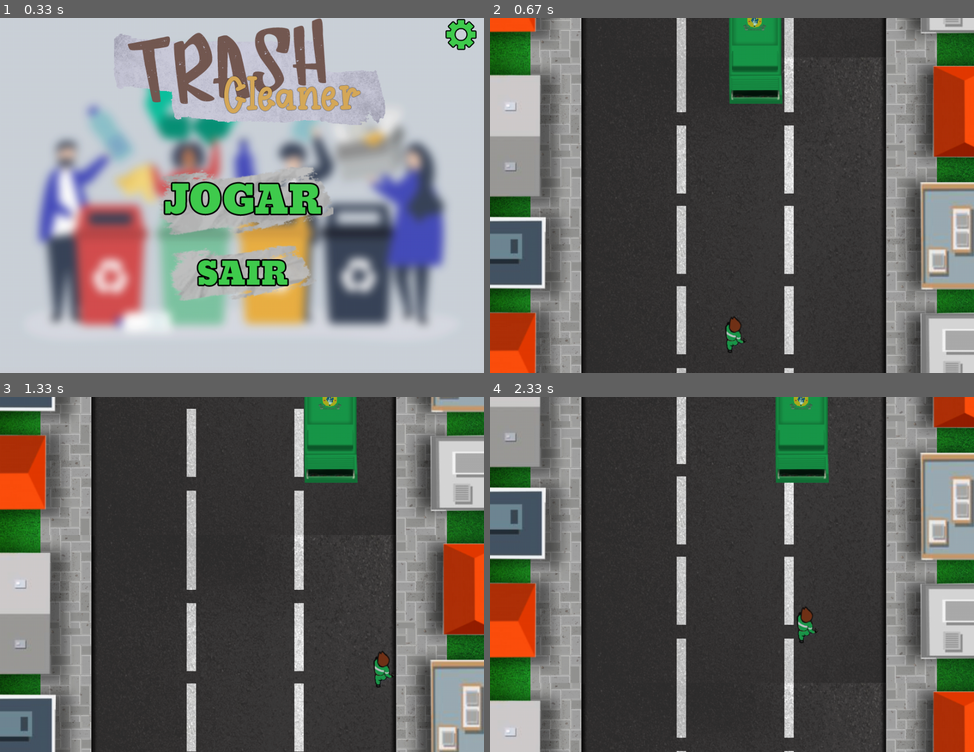
Above: before the commit, frames 1-4 (two rows, left to right).
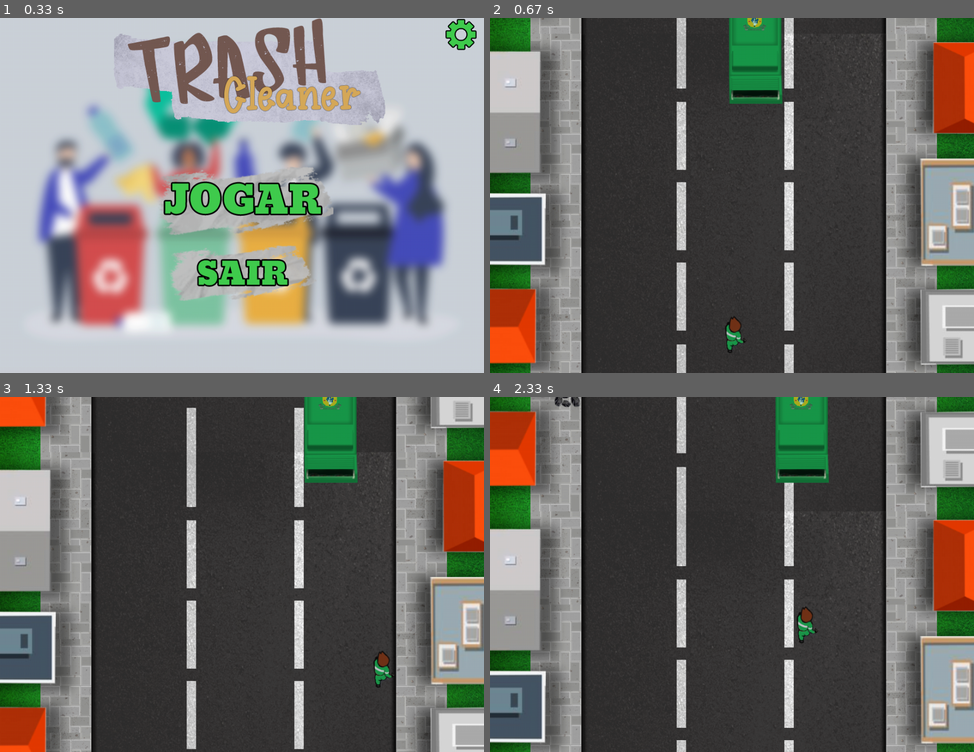
Above: after the commit, the same moments.

Repository: luisfelipelira/Pygame-PCA
Game: pygame game, started from menu.py
The game is run twice, just before and just after one commit, with the same random seed, the same clock (stepped at 60 frames per second) and the same inputs.
Inputs (mouse positions are in pixels of both pictures, inside the frame that each line leads up to):
- Up to frame 1 (0.33 s): no input
- Up to frame 2 (0.67 s): press the mouse at (712, 209) at 0.37 s; move the mouse to (799, 199) at 0.47 s; release the mouse at (886, 184) at 0.6 s
- Up to frame 3 (1.33 s): hold Right 0.67-1.13 s; move the mouse to (290, 652) at 0.7 s; hold Up from 1.17 s (still down)
- Up to frame 4 (2.33 s): release Up at 1.47 s; hold Right 1.5-1.97 s; hold Left from 2 s (still down)

Frame 1 is identical in both runs. In frame 2, 18% of the frame differs, in the area x 0-100%, y 0-100%; in frame 3, 26%; in frame 4, 27%.

Commit message:
Colocando nova classe

Diff:
--- a/Jogo.py
+++ b/Jogo.py
@@ -1,9 +1,9 @@
 import os
+
 import pygame
-import menu
+
 from catador import Carro
 from player import Player
-
 
 os.environ['SDL_VIDEO_CENTERED'] = '1'
 pygame.init()
--- a/lixos.py
+++ b/lixos.py
@@ -1,39 +1,30 @@
-import pygame as pg
+import pygame
+import time
 from random import randint
-from menu import screen
 
-WIDTH = 980
-HEIGHT = 720
-pg.font.init()
-pg.mixer.init()
+WIDTH = 720
+HEIGHT = 980
+
+clock = pygame.time.Clock()
+pygame.mixer.init()
+esteira = 0
 
 
-lixo_speed = 0
-lixo_x, lixo_y = 40, 54
-lixo1_y = randint(-HEIGHT, -lixo_y)  # Posição do carro vermelho (lado esquerdo).
-lixo2_y = randint(-HEIGHT, -lixo_y)  # Posição do carro amarelo (lado direito).
-lixo3_y = randint(-HEIGHT, -lixo_y)  # Posição do carro azul (centro).
+class Lixo(pygame.sprite.Sprite):
+    def __init__(self, *groups):
+        super().__init__(*groups)
+        self.images = [pygame.image.load('Imagens/jogo/LataLixo1.png'),
+                       pygame.image.load('Imagens/jogo/LataLixo2.png'),
+                       pygame.image.load('Imagens/jogo/Lixo1.png')]
 
+        self.current_image = randint(0, 2)
+        self.image = pygame.image.load('Imagens/jogo/boneco1.png')
+        self.image = pygame.transform.scale(self.image, [69, 146])
+        self.rect = pygame.Rect(130, -250, 100, 100)
 
-lixo_x= int(WIDTH / 2)
-
-
-lixo_img = [pg.image.load('Imagens/jogo/LataLixo1.png'),
-            pg.image.load('Imagens/jogo/LataLixo2.png'),
-            pg.image.load('Imagens/jogo/Lixo1.png')]
-
-
-lixo1_y += lixo_speed + 5
-lixo2_y += lixo_speed + 2
-lixo3_y += lixo_speed + 4
-if lixo1_y > HEIGHT:
-    lixo1_y = randint(-2500, - 2000)
-if lixo2_y > HEIGHT:
-    lixo2_y = randint(-1000, -750)
-if lixo3_y > HEIGHT:
-    lixo3_y = randint(-1750, -1250)
-
-def lixo():
-    screen.blit(lixo_img[1], (lixo_x - 115, lixo_y))
-    screen.blit(lixo_img[2], (lixo_x - int(lixo_x / 2), lixo2_y))
-    screen.blit(lixo_img[3], (lixo_x + 60, lixo_y))
+    def update(self, *args):
+        self.image = self.images[self.current_image]
+        if esteira == 0:
+            self.rect.y += 2
+        else:
+            self.rect.y = 0
--- a/menu.py
+++ b/menu.py
@@ -2,6 +2,7 @@
 import shelve
 from catador import Carro
 from player import Player
+from lixos import Lixo
 import os
 
 
@@ -58,13 +59,13 @@
             screen.blit(jogaralt, (WIDTH / 3.3, 288))
             if pygame.mouse.get_pressed()[0]:
 
-                fps = 60
-
                 # objetos
 
                 objectGroup = pygame.sprite.Group()
                 Player(objectGroup)
                 Carro(objectGroup)
+                Lixo(objectGroup)
+
 
                 # Fundo
                 bg = pygame.image.load('Imagens/jogo/fundosemobjetos.png').convert()
@@ -84,11 +85,11 @@
                 clock = pygame.time.Clock()
                 # def jogo():
                 while True:
-                    clock.tick(fps)
+                    clock.tick(60)
 
                     # Faz o Fundo continuar infinito
                     bg_y1 = bg_y % bg.get_height()
-                    bg_y += 5
+                    bg_y += 2
                     screen.blit(bg, (0, bg_y1 - bg.get_height()))
                     if bg_y1 < HEIGHT:
                         screen.blit(bg, (0, bg_y1))
@@ -104,7 +105,7 @@
                                 menu()
 
                     # Update
-                    objectGroup.update(0.1)
+                    objectGroup.update()
                     pygame.display.update()
                     screen.fill((0, 0, 0))
         else:
--- a/player.py
+++ b/player.py
@@ -1,9 +1,8 @@
 import pygame
-
+import time
 
 WIDTH = 720
 HEIGHT = 980
-
 
 clock = pygame.time.Clock()
 pygame.mixer.init()
@@ -34,11 +33,11 @@
         if comandos[pygame.K_LEFT]:
             self.rect.x -= 10
 
-#Limitando area do personagem andar
+        # Limitando area do personagem andar
         if self.rect.top < 200:
             self.rect.top = 200
-        if self.rect.bottom > WIDTH-20:
-            self.rect.bottom = WIDTH-20
+        if self.rect.bottom > WIDTH - 20:
+            self.rect.bottom = WIDTH - 20
         if self.rect.left < 120:
             self.rect.left = 120
         if self.rect.right > 895:
